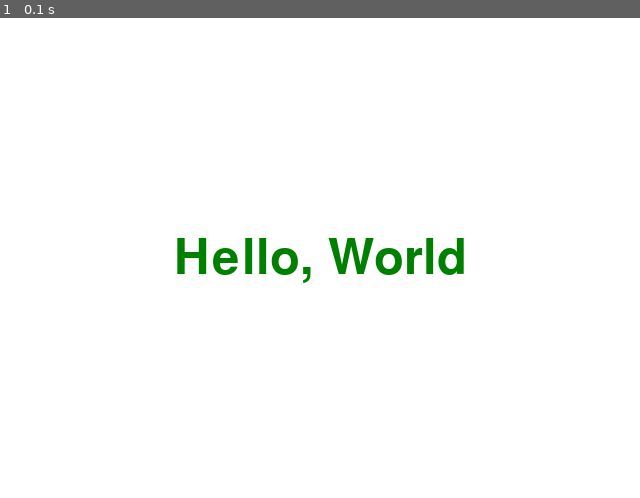
Above: before the commit, frame 1.
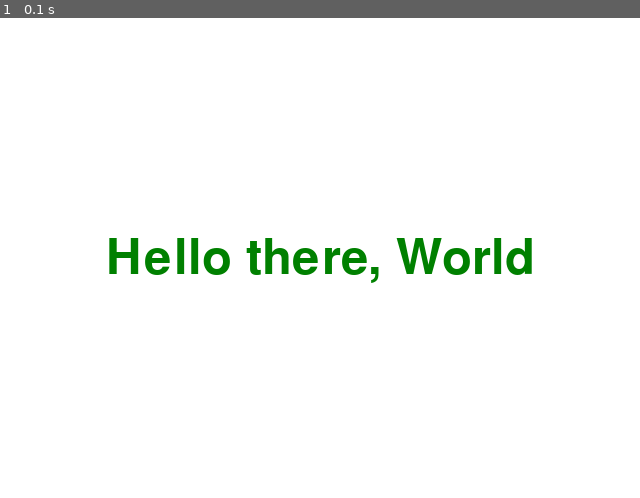
Above: after the commit, the same moment.

Repository: benzitohhh/pygame-examples
Game: pygame game, started from text.py
Same seed, same stepped clock (60 frames per second), same inputs: the game is played once before the commit and once after it.
Inputs:
- Up to frame 1 (0.1 s): no input

The runs differ from the first frame. In frame 1, 2.7% of the frame differs, in the area x 17-84%, y 45-56%.

Commit message:
more changes

Diff:
--- /dev/null
+++ b/shoot.py
@@ -0,0 +1,121 @@
+import random, os.path
+
+import sys
+import pygame
+
+SCREEN_SIZE = (600, 480)
+
+RED = (255, 0, 0)
+YELLOW = (255, 255, 0)
+
+#main_dir = os.path.split(os.path.abspath(__file__))[0]
+main_dir = './'
+
+def load_image(file):
+    "loads an image, prepares it for play"
+    file = os.path.join(main_dir, file)
+    try:
+        surface = pygame.image.load(file)
+    except pygame.error:
+        raise SystemExit('Could not load image "%s" %s'%(file, pygame.get_error()))
+    return surface.convert_alpha()
+
+def load_images(*files):
+    imgs = []
+    for file in files:
+        imgs.append(load_image(file))
+    return imgs
+
+
+class Zombie(pygame.sprite.Sprite):
+    speed = 2
+    images = []
+    def __init__(self):
+        pygame.sprite.Sprite.__init__(self, self.containers)
+        self.image = self.images[0]
+        self.rect = self.image.get_rect()
+
+    def update(self):
+        self.rect = self.rect.move(self.speed, 0)
+        if self.rect.x > 500:
+            self.rect.x = 0
+
+
+class Weapon(pygame.sprite.Sprite):
+    images = []
+    def __init__(self):
+        pygame.sprite.Sprite.__init__(self, self.containers)
+        self.image = self.images[0]
+        self.rect = self.image.get_rect()
+
+    def update(self):
+        self.rect.topleft = pygame.mouse.get_pos()
+
+
+def main():
+    # Initialize pygame
+    pygame.init()
+
+    pygame.init()
+    screen = pygame.display.set_mode(SCREEN_SIZE)
+
+    #Load images, assign to sprite classes
+    #(do this before the classes are used, after screen setup)
+    img = load_image('zombie.png')
+    Zombie.images = [img, pygame.transform.flip(img, 1, 0)]
+    img = load_image('grenade.png')
+    Weapon.images = [img]
+
+    # clock
+    clock = pygame.time.Clock()
+
+    # create the background
+    background = pygame.Surface(SCREEN_SIZE)
+    background.fill(YELLOW)
+    screen.blit(background, (0, 0))
+    pygame.display.flip()
+
+    # Initialize Game Groups
+    zombies = pygame.sprite.Group()
+    all = pygame.sprite.RenderUpdates()
+
+    # Assign default groups to each sprite class
+    Zombie.containers = zombies, all
+    Weapon.containers = all
+
+    # initialize our starting sprites
+    Zombie() # note, this 'lives' because it goes into a sprite group
+    Weapon()
+
+    while True:
+        for event in pygame.event.get():
+            if event.type == pygame.QUIT:
+                 pygame.quit()
+                 return
+                 #sys.exit()
+
+        keystate = pygame.key.get_pressed()
+
+        # clear/erase the last drawn sprites
+        all.clear(screen, background)
+
+        # update all the sprites
+        all.update()
+
+        # TODO: handle player input
+        # TODO: detech collisions
+
+        #draw the scene
+        dirty = all.draw(screen)
+        pygame.display.update(dirty)
+
+        # cap the framerate
+        clock.tick(40)
+
+    pygame.quit()
+
+
+#call the "main" function if running this script
+if __name__ == '__main__': main()
+
+main()
--- /dev/null
+++ b/simple.py
@@ -0,0 +1,36 @@
+import sys
+import pygame
+
+RED = (255, 0, 0)
+YELLOW = (255, 255, 0)
+
+zombie_img = pygame.image.load("zombie.png")
+grenade_img = pygame.image.load("grenade.png")
+
+pygame.init()
+screen = pygame.display.set_mode((600, 480))
+
+# Gives a rectangle bounding box (has x, y, width, height)
+zombie_rect = zombie_img.get_rect() # defaults to 0, 0
+zombie_rect.x = 0
+
+done = False
+while not done:
+    for event in pygame.event.get():
+        if event.type == pygame.QUIT:
+             pygame.quit()
+             done = True
+             continue
+             #sys.exit()
+
+        if event.type == pygame.KEYDOWN:
+            if event.key == pygame.K_SPACE:
+                print('woooop')
+
+    # Background
+    screen.fill(RED)
+
+    # Render Zombie
+    a = screen.blit(zombie_img, (100, 100, 20, 20))
+
+    pygame.display.update()
--- a/text.py
+++ b/text.py
@@ -7,7 +7,7 @@
 
 font = pygame.font.Font(None, 72)
 
-text = font.render("Hello, World", True, (0, 128, 0))
+text = font.render("Hello there, World", True, (0, 128, 0))
 
 while not done:
     for event in pygame.event.get():
Binary file added: arrow.png
Binary file added: explosion.png
Binary file added: grenade.png
Binary file added: zombie.png
